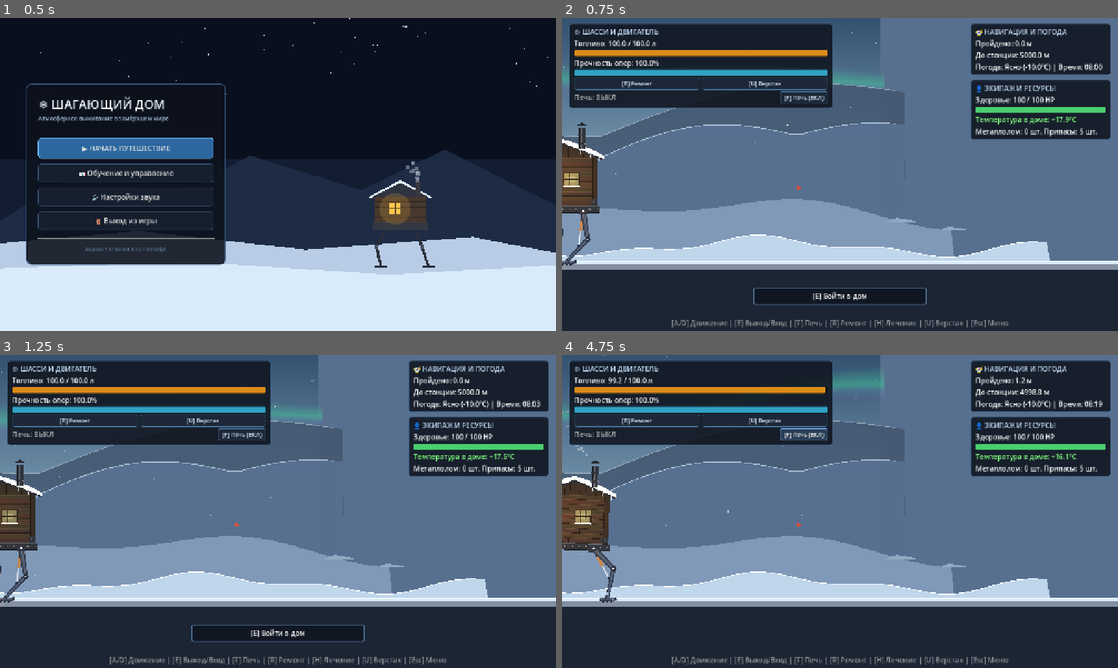
Above: before the commit, frames 1-4 (two rows, left to right).
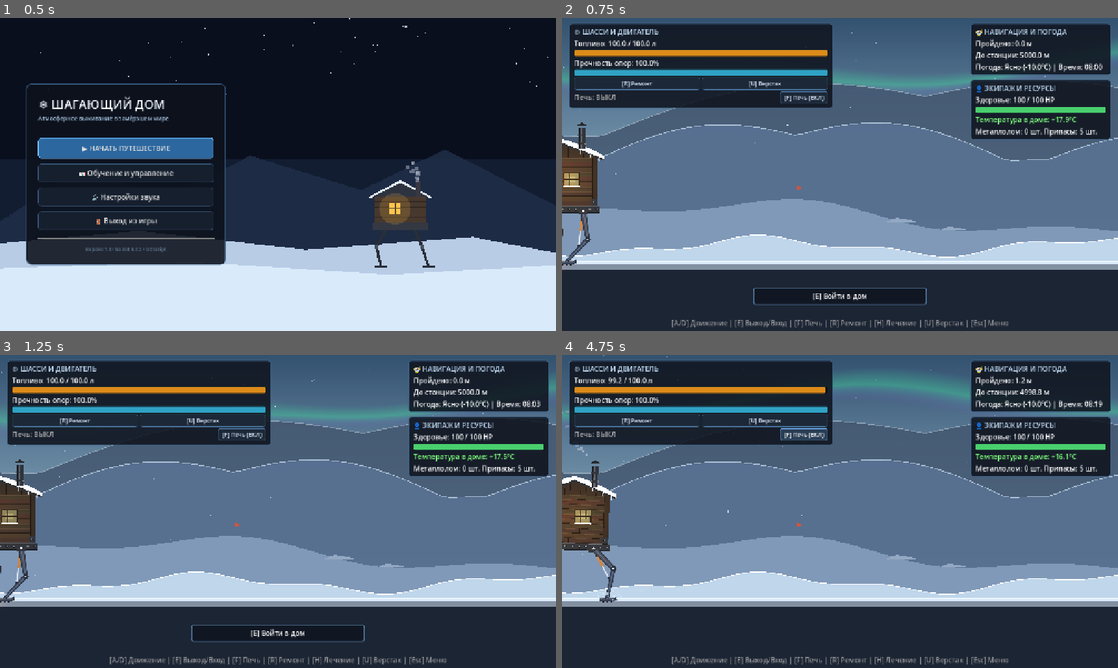
Above: after the commit, the same moments.

Repository: xsitraxs/walking-house
Game: Godot game, scene res://scenes/ui/MainMenu.tscn
Same seed, same stepped clock (60 frames per second), same inputs: the game is played once before the commit and once after it.
Inputs:
- Up to frame 1 (0.5 s): no input
- Up to frame 2 (0.75 s): click "▶ НАЧАТЬ ПУТЕШЕСТВИЕ" at 0.5 s
- Up to frame 3 (1.25 s): no input
- Up to frame 4 (4.75 s): click "[R] Ремонт" at 1.25 s; click "[U] Верстак" at 2 s; click "[F] Печь (ВКЛ)" at 2.75 s; tap Enter at 3.5 s; hold D (move_right) 3.53-4.28 s; hold E (interact) 3.53-4.28 s; hold A (move_left) from 4.28 s (still down); tap F (toggle_stove) at 4.35 s

Frame 1 is identical in both runs. In frame 2, 6.3% of the frame differs, in the area x 0-100%, y 0-78%; in frame 3, 6.2%; in frame 4, 6.3%.

Commit message:
fix(render): фон рисует фактически видимую область (3-я итерация)
Прошлые две попытки правили формулы, но промахивались, потому что
угадывали геометрию. Теперь не угадываем.

Корень: 3 слоя из 4 (Mountain, Midground, Dunes) ВООБЩЕ не
перерисовывались. _draw() вызывался один раз при старте, а
ParallaxLayer продолжал сдвигать слой. Содержимое уезжало, и
обнажался default_clear_color — те самые прямоугольники на скриншоте.

Изменения:
- _visible_local_rect(): видимая область считается через
  get_global_transform_with_canvas().affine_inverse() — фактическую
  трансформацию узла, которую выставил сам ParallaxLayer. Никакой
  арифметики с motion_scale: даже если формула снова будет неверной,
  этот расчёт останется корректным.
- Mountain/Midground/Dunes: добавлен _process с queue_redraw() при
  сдвиге слоя больше 0.5 px (не каждый кадр — полигоны тяжёлые).
- GroundVisual: низ земли по фактической высоте вьюпорта, а не по
  константе 720. При окне 796 px снизу оставалась полоса фона.
- убран неиспользуемый MOTION_SCALE.

Проверено: расчёт видимой области верен при cam.x от 640 до 99000 —
ширина всегда 1280 px, слой следует за камерой по всей трассе.
Все .gd парсятся.

Co-authored-by: arena-agent <297053741+arena-agent@users.noreply.github.com>

Diff:
--- a/scripts/world/DunesCanvas.gd
+++ b/scripts/world/DunesCanvas.gd
@@ -2,11 +2,10 @@
 class_name DunesCanvas
 extends Node2D
 
-## Совпадает с motion_scale этого ParallaxLayer в World.tscn.
-const MOTION_SCALE: float = 0.60
-
 ## Rapid foreground snow dunes and wind-carved drifts sitting directly behind the track line.
 ## Motion scale: (0.60, 0.0).
+
+var _last_origin_x: float = NAN
 
 @onready var biome_mgr = get_node_or_null("../../../BiomeManager")
 
@@ -16,28 +15,42 @@
 	if biome_mgr != null:
 		biome_mgr.ambient_palette_updated.connect(func(_p): queue_redraw())
 
-## Полуширина отрисовки в координатах слоя.
-## Компенсацию параллакса делает сам ParallaxLayer, поэтому рисовать нужно
-## вокруг локального нуля, а ширину брать с запасом на сдвиг -cam.x * MOTION_SCALE.
-func _vis_half_span() -> float:
-	var half: float = 640.0 # запасной минимум, если вьюпорта ещё нет
+## Слой обязан перерисовываться при движении камеры: ParallaxLayer сдвигает
+## содержимое, а видимая область (её считает _visible_local_rect) меняется
+## вместе с ней. Без этого _draw() вызывался один раз в _ready(), и дальше
+## слой рисовал устаревшую область.
+## Перерисовываем только когда слой реально сдвинулся — полная перерисовка
+## полигонов каждый кадр на 60 fps не нужна.
+
+func _process(_delta: float) -> void:
+	var x: float = get_global_transform_with_canvas().origin.x
+	if is_nan(_last_origin_x) or absf(x - _last_origin_x) > 0.5:
+		_last_origin_x = x
+		queue_redraw()
+
+## Видимая область в ЛОКАЛЬНЫХ координатах этого узла.
+## Никакой арифметики с motion_scale: берём фактическую трансформацию узла
+## (её уже выставил ParallaxLayer) и переводим углы экрана в локальные
+## координаты. Пусть Godot сам решает, куда сдвинулся слой — сколько бы
+## раз мы ни ошибались в формуле, здесь ошибки быть не может.
+func _visible_local_rect() -> Rect2:
+	var size: Vector2 = Vector2(1280.0, 720.0)
 	if get_viewport() != null:
-		half = get_viewport_rect().size.x * 0.5
-		var cam: Camera2D = get_viewport().get_camera_2d()
-		if cam != null:
-			half *= cam.zoom.x
-	# ParallaxLayer сдвигает содержимое на -cam.x * MOTION_SCALE, поэтому
-	# слабопараллаксный слой уезжает почти настолько же, насколько сдвинут
-	# сам экран: ему нужна почти полная полуширина плюс запас на зум.
-	# Раньше стояло span = half * 1.5 без учёта слоя — для Sky при cam.x = 640
-	# правый край приходился ровно на x = 1066, и дальше был чистый фон.
-	return half * (1.0 + MOTION_SCALE) + 80.0
+		size = get_viewport_rect().size
+	var xf: Transform2D = get_global_transform_with_canvas()
+	var inv: Transform2D = xf.affine_inverse()
+	var a: Vector2 = inv * Vector2.ZERO
+	var b: Vector2 = inv * size
+	var pad: float = 64.0 # запас на дрожание камеры и сглаживание
+	return Rect2(Vector2(minf(a.x, b.x) - pad, minf(a.y, b.y) - pad),
+		Vector2(absf(b.x - a.x) + pad * 2.0, absf(b.y - a.y) + pad * 2.0))
+
 
 func _draw() -> void:
 	# Никакого cam.x здесь: ParallaxLayer уже сдвигает содержимое сам.
-	var half_span: float = _vis_half_span()
-	var left_x: float = -half_span
-	var right_x: float = half_span
+	var vis: Rect2 = _visible_local_rect()
+	var left_x: float = vis.position.x
+	var right_x: float = vis.end.x
 
 	var pal: Dictionary = biome_mgr.get_active_palette() if biome_mgr != null else {}
 	var c_dune: Color = pal.get("dunes_tint", Color(0.75, 0.84, 0.92))
--- a/scripts/world/GroundVisual.gd
+++ b/scripts/world/GroundVisual.gd
@@ -43,8 +43,16 @@
 	var c_soil_dark: Color = palette.get("ground_soil_dark", Color(0.12, 0.15, 0.20, 1.0))
 	var c_sub_ice: Color = c_snow_base.lerp(c_soil_dark, 0.45)
 
-	# 1. Deep Substratum Permafrost / Tundra Bed (Y: 580 to 720)
-	var soil_rect := Rect2(view_left, 580.0, view_right - view_left, SCREEN_BOTTOM_Y - 580.0)
+	# 1. Deep Substratum Permafrost / Tundra Bed (Y: 580 до низа экрана)
+	# Низ берём по фактической высоте вьюпорта: при окне выше 720 px
+	# (stretch aspect=expand) прежняя константа оставляла полосу фона снизу.
+	var soil_rect: Rect2
+	var bottom_y: float = SCREEN_BOTTOM_Y
+	if get_viewport() != null:
+		var xf: Transform2D = get_global_transform_with_canvas()
+		var inv: Transform2D = xf.affine_inverse()
+		bottom_y = (inv * Vector2(0.0, get_viewport_rect().size.y)).y
+	soil_rect = Rect2(view_left, 580.0, view_right - view_left, maxf(bottom_y, 720.0) - 580.0)
 	draw_rect(soil_rect, c_soil_dark)
 
 	# 2. Compacted Sub-Snow Ice Layer (Y: 566 to 580)
--- a/scripts/world/MidgroundCanvas.gd
+++ b/scripts/world/MidgroundCanvas.gd
@@ -2,12 +2,11 @@
 class_name MidgroundCanvas
 extends Node2D
 
-## Совпадает с motion_scale этого ParallaxLayer в World.tscn.
-const MOTION_SCALE: float = 0.25
-
 ## Procedural midground rolling hills and biome-specific visual storytelling props.
 ## Renders ruined tents, weathered posts, scrap cranes, dead pines, and outpost towers.
 ## Motion scale: (0.25, 0.0).
+
+var _last_origin_x: float = NAN
 
 @onready var biome_mgr = get_node_or_null("../../../BiomeManager")
 
@@ -19,28 +18,42 @@
 	if biome_mgr != null:
 		biome_mgr.ambient_palette_updated.connect(func(_p): queue_redraw())
 
-## Полуширина отрисовки в координатах слоя.
-## Компенсацию параллакса делает сам ParallaxLayer, поэтому рисовать нужно
-## вокруг локального нуля, а ширину брать с запасом на сдвиг -cam.x * MOTION_SCALE.
-func _vis_half_span() -> float:
-	var half: float = 640.0 # запасной минимум, если вьюпорта ещё нет
+## Слой обязан перерисовываться при движении камеры: ParallaxLayer сдвигает
+## содержимое, а видимая область (её считает _visible_local_rect) меняется
+## вместе с ней. Без этого _draw() вызывался один раз в _ready(), и дальше
+## слой рисовал устаревшую область.
+## Перерисовываем только когда слой реально сдвинулся — полная перерисовка
+## полигонов каждый кадр на 60 fps не нужна.
+
+func _process(_delta: float) -> void:
+	var x: float = get_global_transform_with_canvas().origin.x
+	if is_nan(_last_origin_x) or absf(x - _last_origin_x) > 0.5:
+		_last_origin_x = x
+		queue_redraw()
+
+## Видимая область в ЛОКАЛЬНЫХ координатах этого узла.
+## Никакой арифметики с motion_scale: берём фактическую трансформацию узла
+## (её уже выставил ParallaxLayer) и переводим углы экрана в локальные
+## координаты. Пусть Godot сам решает, куда сдвинулся слой — сколько бы
+## раз мы ни ошибались в формуле, здесь ошибки быть не может.
+func _visible_local_rect() -> Rect2:
+	var size: Vector2 = Vector2(1280.0, 720.0)
 	if get_viewport() != null:
-		half = get_viewport_rect().size.x * 0.5
-		var cam: Camera2D = get_viewport().get_camera_2d()
-		if cam != null:
-			half *= cam.zoom.x
-	# ParallaxLayer сдвигает содержимое на -cam.x * MOTION_SCALE, поэтому
-	# слабопараллаксный слой уезжает почти настолько же, насколько сдвинут
-	# сам экран: ему нужна почти полная полуширина плюс запас на зум.
-	# Раньше стояло span = half * 1.5 без учёта слоя — для Sky при cam.x = 640
-	# правый край приходился ровно на x = 1066, и дальше был чистый фон.
-	return half * (1.0 + MOTION_SCALE) + 80.0
+		size = get_viewport_rect().size
+	var xf: Transform2D = get_global_transform_with_canvas()
+	var inv: Transform2D = xf.affine_inverse()
+	var a: Vector2 = inv * Vector2.ZERO
+	var b: Vector2 = inv * size
+	var pad: float = 64.0 # запас на дрожание камеры и сглаживание
+	return Rect2(Vector2(minf(a.x, b.x) - pad, minf(a.y, b.y) - pad),
+		Vector2(absf(b.x - a.x) + pad * 2.0, absf(b.y - a.y) + pad * 2.0))
+
 
 func _draw() -> void:
 	# Никакого cam.x здесь: ParallaxLayer уже сдвигает содержимое сам.
-	var half_span: float = _vis_half_span()
-	var left_x: float = -half_span
-	var right_x: float = half_span
+	var vis: Rect2 = _visible_local_rect()
+	var left_x: float = vis.position.x
+	var right_x: float = vis.end.x
 
 	var pal: Dictionary = biome_mgr.get_active_palette() if biome_mgr != null else {}
 	var c_mid: Color = pal.get("midground_tint", Color(0.50, 0.60, 0.72))
--- a/scripts/world/MountainCanvas.gd
+++ b/scripts/world/MountainCanvas.gd
@@ -2,11 +2,10 @@
 class_name MountainCanvas
 extends Node2D
 
-## Совпадает с motion_scale этого ParallaxLayer в World.tscn.
-const MOTION_SCALE: float = 0.08
-
 ## Procedural distant alpine crags, jagged peaks & atmospheric depth.
 ## Motion scale: (0.08, 0.0).
+
+var _last_origin_x: float = NAN
 
 @onready var biome_mgr = get_node_or_null("../../../BiomeManager")
 
@@ -16,28 +15,42 @@
 	if biome_mgr != null:
 		biome_mgr.ambient_palette_updated.connect(func(_p): queue_redraw())
 
-## Полуширина отрисовки в координатах слоя.
-## Компенсацию параллакса делает сам ParallaxLayer, поэтому рисовать нужно
-## вокруг локального нуля, а ширину брать с запасом на сдвиг -cam.x * MOTION_SCALE.
-func _vis_half_span() -> float:
-	var half: float = 640.0 # запасной минимум, если вьюпорта ещё нет
+## Слой обязан перерисовываться при движении камеры: ParallaxLayer сдвигает
+## содержимое, а видимая область (её считает _visible_local_rect) меняется
+## вместе с ней. Без этого _draw() вызывался один раз в _ready(), и дальше
+## слой рисовал устаревшую область.
+## Перерисовываем только когда слой реально сдвинулся — полная перерисовка
+## полигонов каждый кадр на 60 fps не нужна.
+
+func _process(_delta: float) -> void:
+	var x: float = get_global_transform_with_canvas().origin.x
+	if is_nan(_last_origin_x) or absf(x - _last_origin_x) > 0.5:
+		_last_origin_x = x
+		queue_redraw()
+
+## Видимая область в ЛОКАЛЬНЫХ координатах этого узла.
+## Никакой арифметики с motion_scale: берём фактическую трансформацию узла
+## (её уже выставил ParallaxLayer) и переводим углы экрана в локальные
+## координаты. Пусть Godot сам решает, куда сдвинулся слой — сколько бы
+## раз мы ни ошибались в формуле, здесь ошибки быть не может.
+func _visible_local_rect() -> Rect2:
+	var size: Vector2 = Vector2(1280.0, 720.0)
 	if get_viewport() != null:
-		half = get_viewport_rect().size.x * 0.5
-		var cam: Camera2D = get_viewport().get_camera_2d()
-		if cam != null:
-			half *= cam.zoom.x
-	# ParallaxLayer сдвигает содержимое на -cam.x * MOTION_SCALE, поэтому
-	# слабопараллаксный слой уезжает почти настолько же, насколько сдвинут
-	# сам экран: ему нужна почти полная полуширина плюс запас на зум.
-	# Раньше стояло span = half * 1.5 без учёта слоя — для Sky при cam.x = 640
-	# правый край приходился ровно на x = 1066, и дальше был чистый фон.
-	return half * (1.0 + MOTION_SCALE) + 80.0
+		size = get_viewport_rect().size
+	var xf: Transform2D = get_global_transform_with_canvas()
+	var inv: Transform2D = xf.affine_inverse()
+	var a: Vector2 = inv * Vector2.ZERO
+	var b: Vector2 = inv * size
+	var pad: float = 64.0 # запас на дрожание камеры и сглаживание
+	return Rect2(Vector2(minf(a.x, b.x) - pad, minf(a.y, b.y) - pad),
+		Vector2(absf(b.x - a.x) + pad * 2.0, absf(b.y - a.y) + pad * 2.0))
+
 
 func _draw() -> void:
 	# Никакого cam.x здесь: ParallaxLayer уже сдвигает содержимое сам.
-	var half_span: float = _vis_half_span()
-	var left_x: float = -half_span
-	var right_x: float = half_span
+	var vis: Rect2 = _visible_local_rect()
+	var left_x: float = vis.position.x
+	var right_x: float = vis.end.x
 
 	var pal: Dictionary = biome_mgr.get_active_palette() if biome_mgr != null else {}
 	var c_mount: Color = pal.get("mountain_tint", Color(0.35, 0.45, 0.58, 0.85))
--- a/scripts/world/SkyCanvas.gd
+++ b/scripts/world/SkyCanvas.gd
@@ -1,9 +1,6 @@
 # scripts/world/SkyCanvas.gd
 class_name SkyCanvas
 extends Node2D
-
-## Совпадает с motion_scale этого ParallaxLayer в World.tscn.
-const MOTION_SCALE: float = 0.02
 
 ## Procedural sky dome, twinkling star field & flowing Aurora Borealis curtains.
 ## Motion scale: (0.02, 0.0).
@@ -26,28 +23,29 @@
 		redraw_accum = 0.0
 		queue_redraw()
 
-## Полуширина отрисовки в координатах слоя.
-## Компенсацию параллакса делает сам ParallaxLayer, поэтому рисовать нужно
-## вокруг локального нуля, а ширину брать с запасом на сдвиг -cam.x * MOTION_SCALE.
-func _vis_half_span() -> float:
-	var half: float = 640.0 # запасной минимум, если вьюпорта ещё нет
+## Видимая область в ЛОКАЛЬНЫХ координатах этого узла.
+## Никакой арифметики с motion_scale: берём фактическую трансформацию узла
+## (её уже выставил ParallaxLayer) и переводим углы экрана в локальные
+## координаты. Пусть Godot сам решает, куда сдвинулся слой — сколько бы
+## раз мы ни ошибались в формуле, здесь ошибки быть не может.
+func _visible_local_rect() -> Rect2:
+	var size: Vector2 = Vector2(1280.0, 720.0)
 	if get_viewport() != null:
-		half = get_viewport_rect().size.x * 0.5
-		var cam: Camera2D = get_viewport().get_camera_2d()
-		if cam != null:
-			half *= cam.zoom.x
-	# ParallaxLayer сдвигает содержимое на -cam.x * MOTION_SCALE, поэтому
-	# слабопараллаксный слой уезжает почти настолько же, насколько сдвинут
-	# сам экран: ему нужна почти полная полуширина плюс запас на зум.
-	# Раньше стояло span = half * 1.5 без учёта слоя — для Sky при cam.x = 640
-	# правый край приходился ровно на x = 1066, и дальше был чистый фон.
-	return half * (1.0 + MOTION_SCALE) + 80.0
+		size = get_viewport_rect().size
+	var xf: Transform2D = get_global_transform_with_canvas()
+	var inv: Transform2D = xf.affine_inverse()
+	var a: Vector2 = inv * Vector2.ZERO
+	var b: Vector2 = inv * size
+	var pad: float = 64.0 # запас на дрожание камеры и сглаживание
+	return Rect2(Vector2(minf(a.x, b.x) - pad, minf(a.y, b.y) - pad),
+		Vector2(absf(b.x - a.x) + pad * 2.0, absf(b.y - a.y) + pad * 2.0))
+
 
 func _draw() -> void:
 	# Никакого cam.x здесь: ParallaxLayer уже сдвигает содержимое сам.
-	var half_span: float = _vis_half_span()
-	var left_x: float = -half_span
-	var right_x: float = half_span
+	var vis: Rect2 = _visible_local_rect()
+	var left_x: float = vis.position.x
+	var right_x: float = vis.end.x
 
 	var pal: Dictionary = biome_mgr.get_active_palette() if biome_mgr != null else {}
 	var c_zenith: Color = pal.get("sky_zenith", Color(0.20, 0.32, 0.44))
